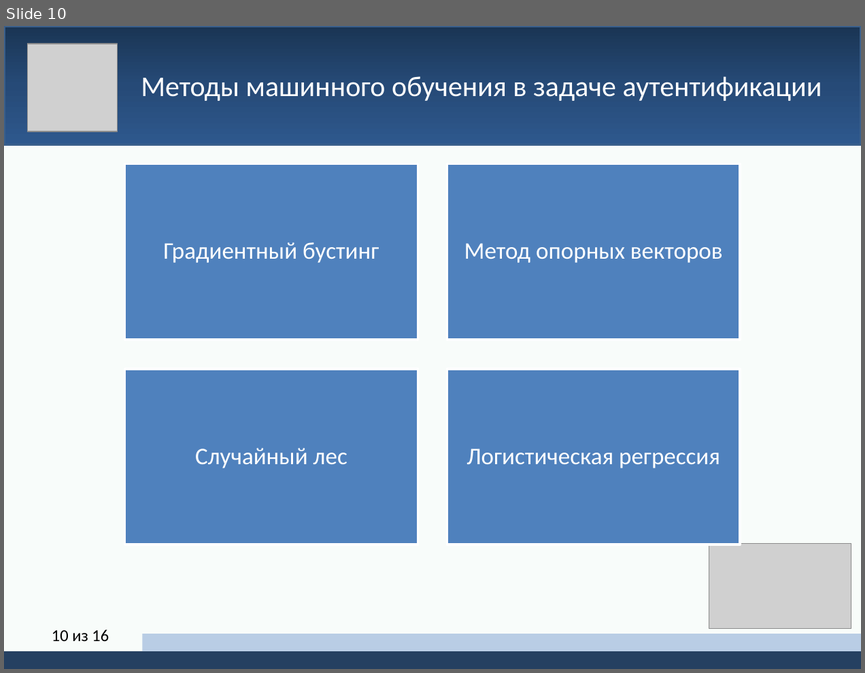
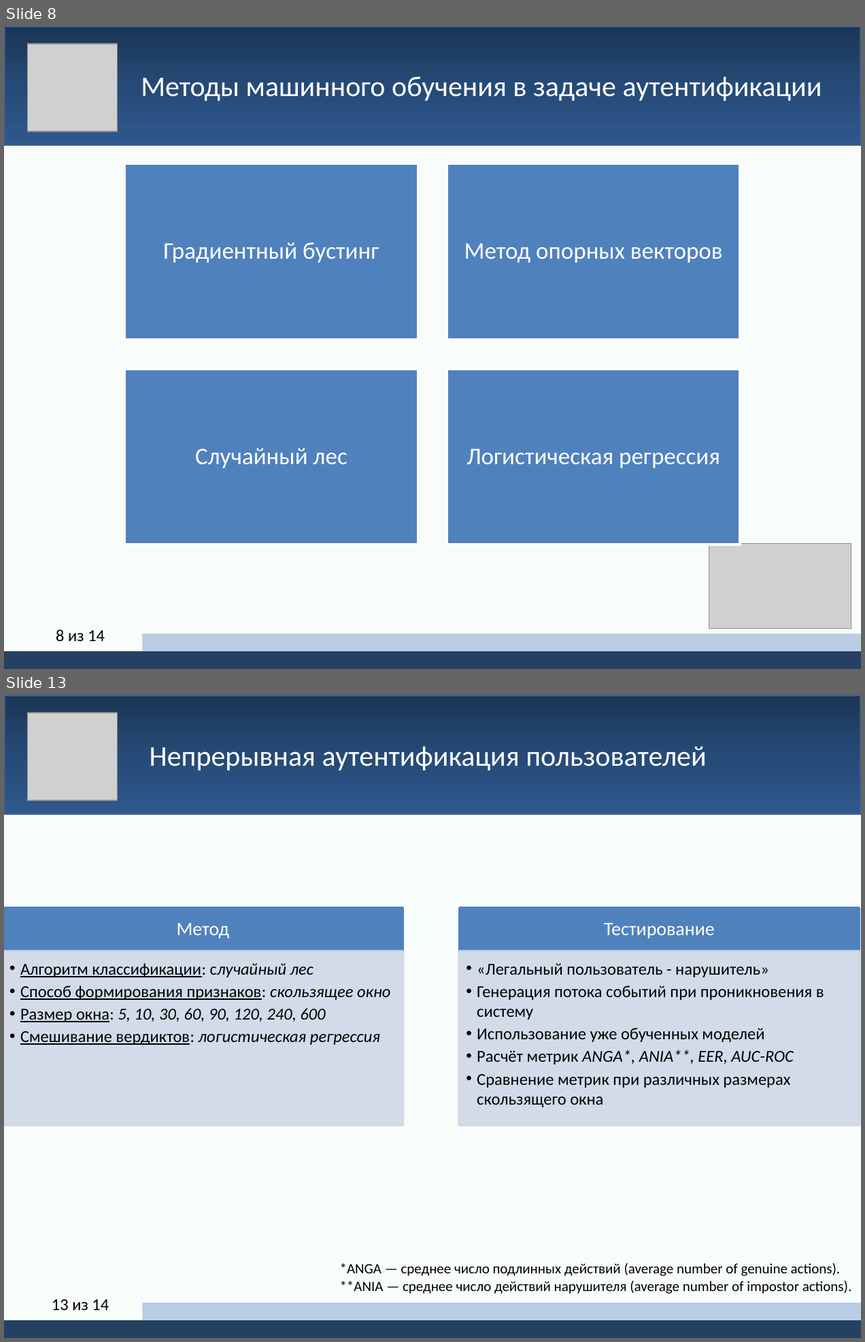
Before and after one commit to yerseg/bachelor_thesis, a slide deck: thesis_presentation.pptx. Shown one above the other, each under a label of ours: slide 10 before the commit, slides 8 and 13 after it; the slides between them are not shown. The pictures are 865x673 and 865x1342 pixels, drawn with LibreOffice and Linux fonts; fonts in the diff are those of the drawing; grey boxes stand for pictures. Boxes give left, top, right and bottom in pixels: in the first picture for what was removed or moved away, otherwise in the second. Text is boxed around its words. In the diff, an @@ line names an element or a change of style, - is before the commit and + after.

```diff
--- a/thesis_presentation.pptx
+++ b/thesis_presentation.pptx
@@ slide 13 added at <box>4,695,861,1338</box>, background #FFFFFF @@
@@ rectangle added at <box>4,695,861,814</box>, fill gradient #1B3554 to #274B78 to #2E598E, outline #3A5F8C 2 pt @@
@@ picture added at <box>28,713,118,800</box> @@
@@ text added at <box>150,746,706,770</box>, 24 pt, text #FFFFFF @@
+Непрерывная аутентификация пользователей
@@ rectangle added at <box>4,814,861,1338</box>, fill #F8FCFA @@
@@ group added at <box>4,907,859,1125</box>: 4 rectangles, 4 texts @@
+Метод
+  • Алгоритм классификации: случайный лес
+  • Способ формирования признаков: скользящее окно
+  • Размер окна: 5, 10, 30, 60, 90, 120, 240, 600
+  • Смешивание вердиктов: логистическая регрессия
+Тестирование
+  • «Легальный пользователь - нарушитель»
+  • Генерация потока событий при проникновения в систему
+  • Использование уже обученных моделей
+  • Расчёт метрик ANGA*, ANIA**, EER, AUC-ROC
+  • Сравнение метрик при различных размерах скользящего окна
@@ text added at <box>340,1263,851,1293</box>, 12 pt, text #000000 @@
+*ANGA — среднее число подлинных действий (average number of genuine actions).
+**ANIA — среднее число действий нарушителя (average number of impostor actions).
@@ page number added at <box>52,1299,109,1310</box>, 14 pt, text #000000 @@
+13 из 14
@@ rectangle added at <box>142,1302,861,1320</box>, fill #B9CDE5 @@
@@ rectangle added at <box>4,1320,861,1338</box>, fill #254061 @@
@@ what was slide 10 is now slide 8 @@
@@ page number at <box>56,629,105,641</box>: text changed @@
-10 из 16
+8 из 14
```
Also in this commit, not shown: 9 slides changed, 1 other slide added, 4 slides removed.
